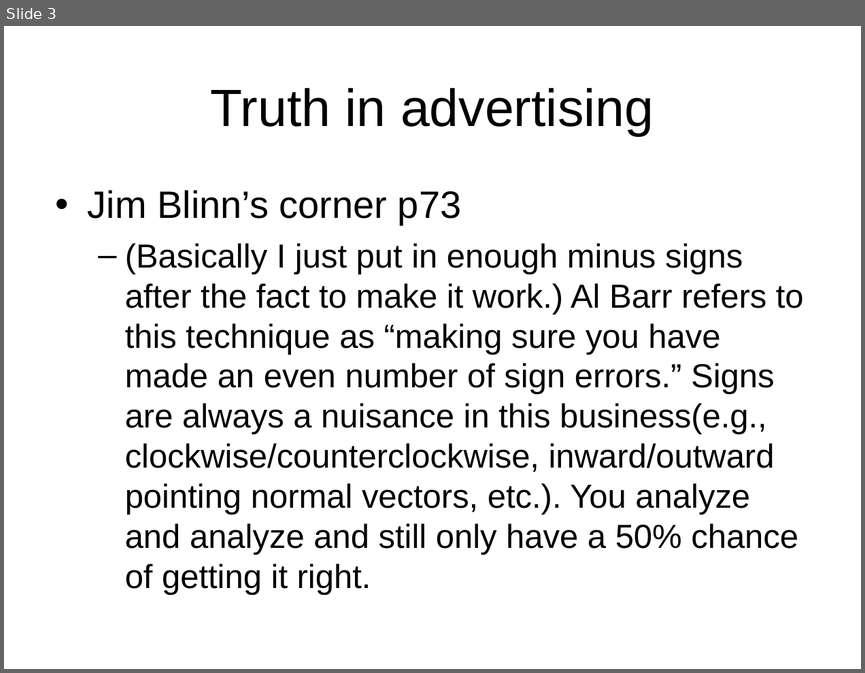
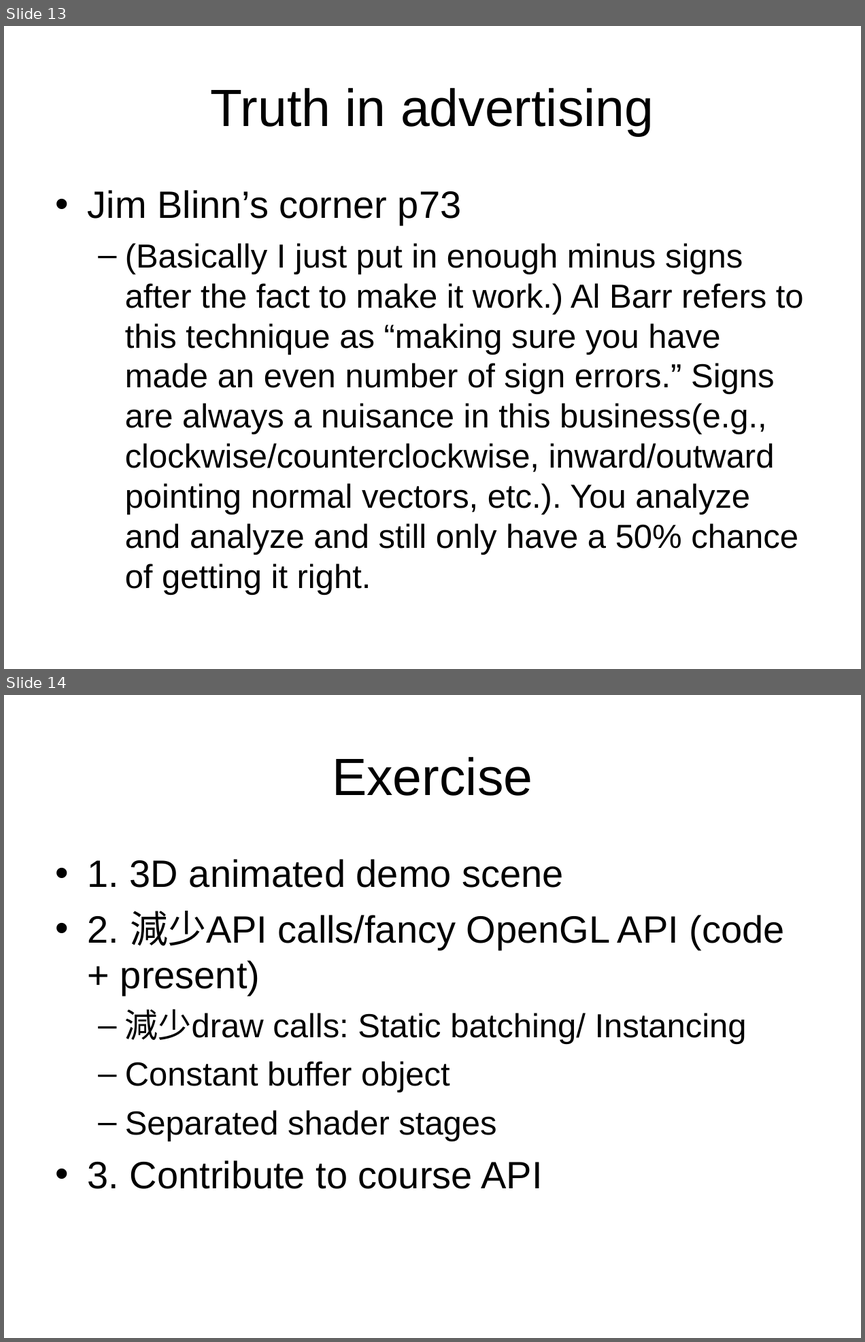
Before and after one commit to ianslayer/gpu_course, a slide deck: course3/Course3.ppt. Shown one above the other, each under a label of ours: slide 3 before the commit, slides 13 and 14 after it. The pictures are 865x673 and 865x1342 pixels, drawn with LibreOffice and Linux fonts; fonts in the diff are those of the drawing. Boxes give left, top, right and bottom in pixels: in the first picture for what was removed or moved away, otherwise in the second. Text is boxed around its words. In the diff, an @@ line names an element or a change of style, - is before the commit and + after.

Commit message:
add course 3 & course 3 ex

```diff
--- a/course3/Course3.ppt
+++ b/course3/Course3.ppt
@@ slide 14 added at (x1=4, y1=695, x2=861, y2=1338), background #FFFFFF @@
@@ title added at (x1=332, y1=757, x2=532, y2=796), 44 pt, text #000000 @@
+Exercise
@@ text added at (x1=88, y1=859, x2=785, y2=1189), 32 pt, text #000000 @@
+• 1. 3D animated demo scene
+• 2. 減少API calls/fancy OpenGL API (code + present)
+  – 減少draw calls: Static batching/ Instancing
+  – Constant buffer object
+  – Separated shader stages
+• 3. Contribute to course API
@@ what was slide 3 is now slide 13 @@
```
Also in this commit, not shown: 2 slides changed, 12 other slides added, 2 slides removed, 15 other files.
